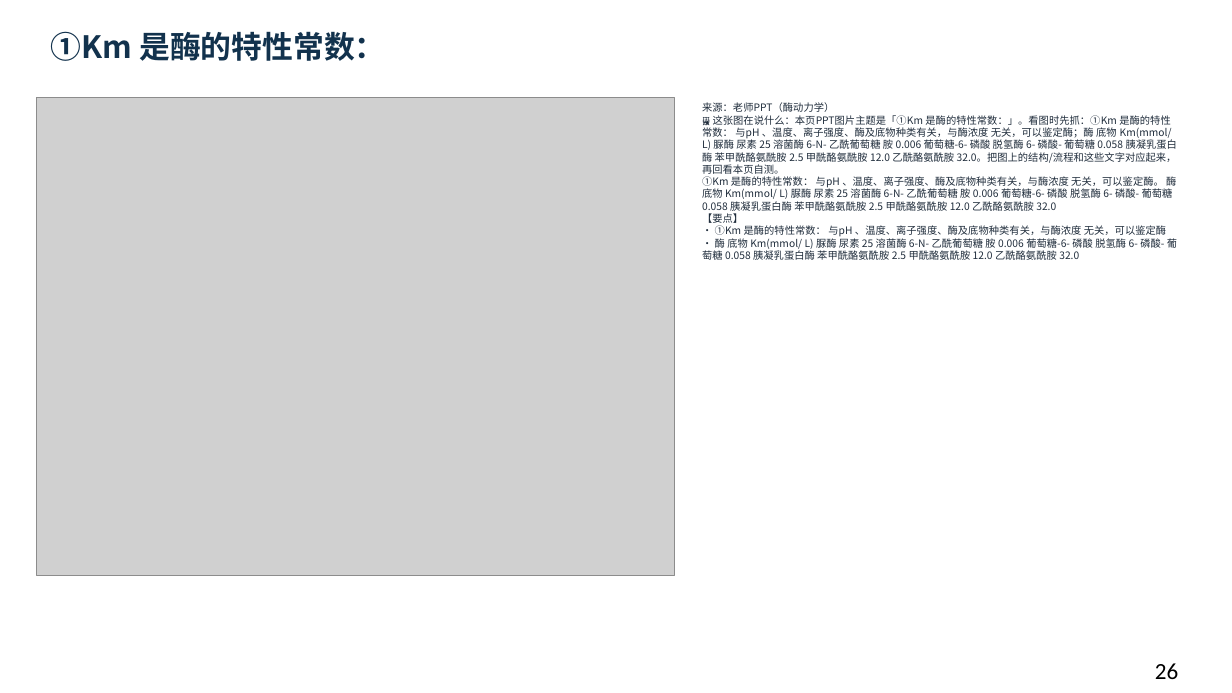
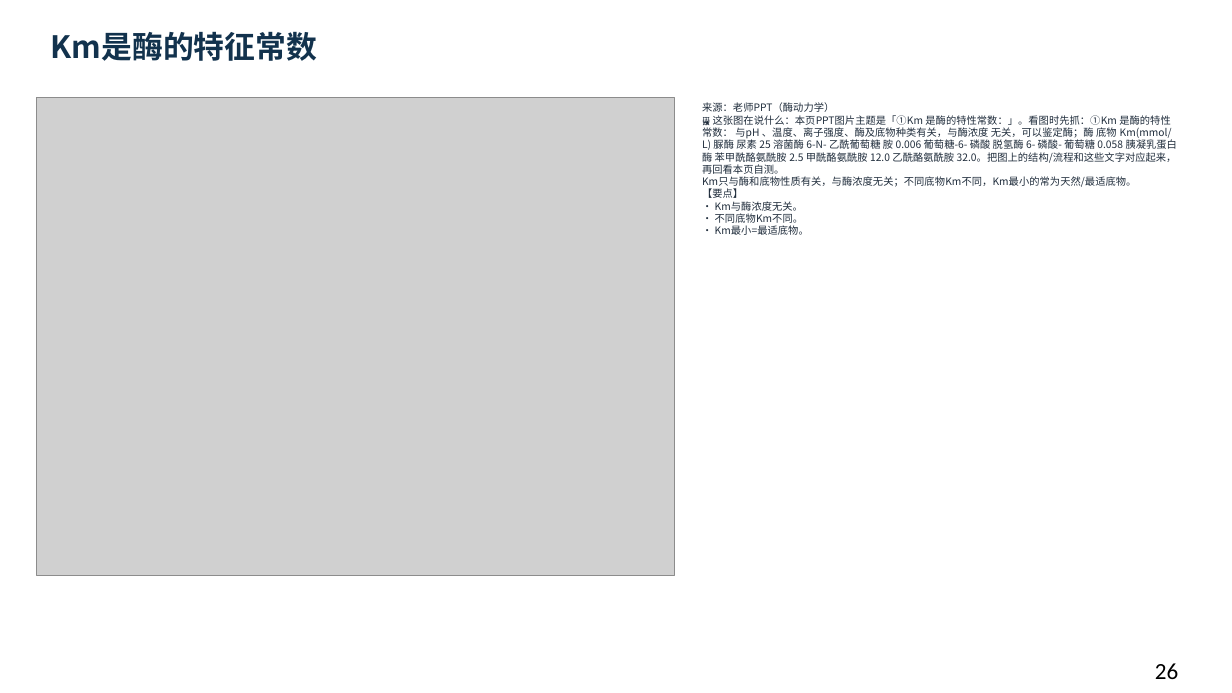
Before and after one commit to newkan-li/Biochemistry, a slide deck: slide 26 of downloads/bc07-ai-style.pptx. Drawn at 1232x693 pixels with LibreOffice and Linux fonts; fonts in the diff are those of the drawing; grey boxes stand for pictures. Boxes give left, top, right and bottom in pixels: in the first picture for what was removed or moved away, otherwise in the second. Text is boxed around its words. In the diff, an @@ line names an element or a change of style, - is before the commit and + after.

```diff
--- a/downloads/bc07-ai-style.pptx
+++ b/downloads/bc07-ai-style.pptx
@@ text at [51,31,317,61]: text changed @@
-①Km 是酶的特性常数：
+Km是酶的特征常数
@@ text at [702,102,1177,235]: text changed @@
-来源：老师PPT（酶动力学）
-🖼 这张图在说什么：本页PPT图片主题是「①Km 是酶的特性常数：」。看图时先抓：①Km 是酶的特性常数： 与pH 、温度、离子强度、酶及底物种类有关，与酶浓度 无关，可以鉴定酶；酶 底物 Km(mmol/ L) 脲酶 尿素 25 溶菌酶 6-N- 乙酰葡萄糖 胺 0.006 葡萄糖-6- 磷酸 脱氢酶 6- 磷酸- 葡萄糖 0.058 胰凝乳蛋白酶 苯甲酰酪氨酰胺 2.5 甲酰酪氨酰胺 12.0 乙酰酪氨酰胺 32.0。把图上的结构/流程和这些文字对应起来，再回看本页自测。
-①Km 是酶的特性常数： 与pH 、温度、离子强度、酶及底物种类有关，与酶浓度 无关，可以鉴定酶。 酶 底物 Km(mmol/ L) 脲酶 尿素 25 溶菌酶 6-N- 乙酰葡萄糖 胺 0.006 葡萄糖-6- 磷酸 脱氢酶 6- 磷酸- 葡萄糖 0.058 胰凝乳蛋白酶 苯甲酰酪氨酰胺 2.5 甲酰酪氨酰胺 12.0 乙酰酪氨酰胺 32.0
-【要点】
-• ①Km 是酶的特性常数： 与pH 、温度、离子强度、酶及底物种类有关，与酶浓度 无关，可以鉴定酶
-• 酶 底物 Km(mmol/ L) 脲酶 尿素 25 溶菌酶 6-N- 乙酰葡萄糖 胺 0.006 葡萄糖-6- 磷酸 脱氢酶 6- 磷酸- 葡萄糖 0.058 胰凝乳蛋白酶 苯甲酰酪氨酰胺 2.5 甲酰酪氨酰胺 12.0 乙酰酪氨酰胺 32.0
+来源：老师PPT（酶动力学）
+🖼 这张图在说什么：本页PPT图片主题是「①Km 是酶的特性常数：」。看图时先抓：①Km 是酶的特性常数： 与pH 、温度、离子强度、酶及底物种类有关，与酶浓度 无关，可以鉴定酶；酶 底物 Km(mmol/ L) 脲酶 尿素 25 溶菌酶 6-N- 乙酰葡萄糖 胺 0.006 葡萄糖-6- 磷酸 脱氢酶 6- 磷酸- 葡萄糖 0.058 胰凝乳蛋白酶 苯甲酰酪氨酰胺 2.5 甲酰酪氨酰胺 12.0 乙酰酪氨酰胺 32.0。把图上的结构/流程和这些文字对应起来，再回看本页自测。
+Km只与酶和底物性质有关，与酶浓度无关；不同底物Km不同，Km最小的常为天然/最适底物。
+【要点】
+• Km与酶浓度无关。
+• 不同底物Km不同。
+• Km最小=最适底物。
```
Also in this commit, not shown: 21 other slides changed, 5 other files.
